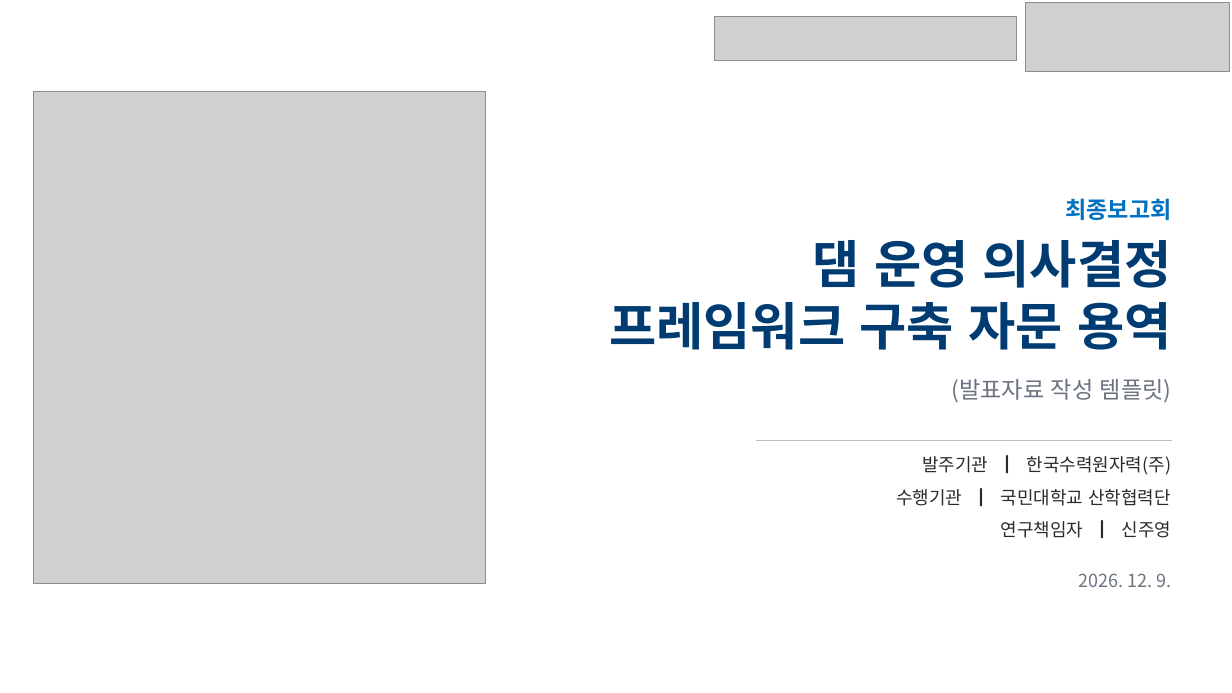
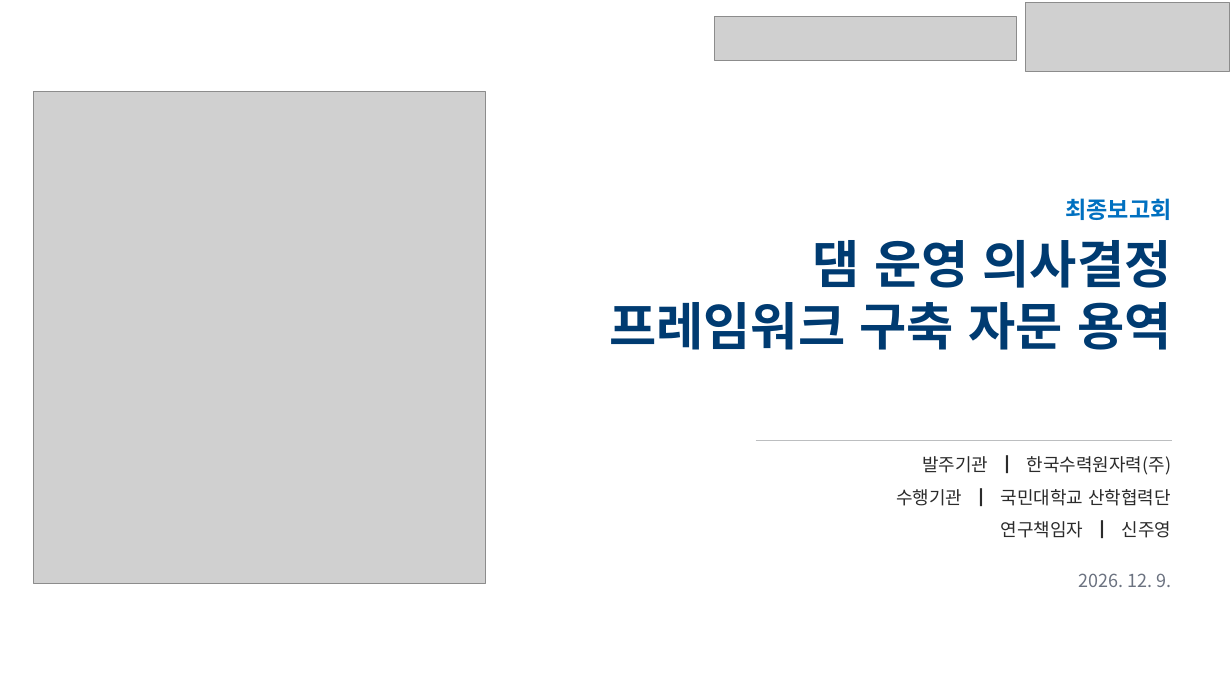
Before and after one commit to mkm1119/KGRAG-LLM, a slide deck: slide 1 of project_khnp/2026.12.09_최종보고회_발표자료_템플릿.pptx. Drawn at 1232x693 pixels with LibreOffice and Linux fonts; fonts in the diff are those of the drawing; grey boxes stand for pictures. Boxes give left, top, right and bottom in pixels: in the first picture for what was removed or moved away, otherwise in the second. Text is boxed around its words. In the diff, an @@ line names an element or a change of style, - is before the commit and + after.

```diff
--- a/project_khnp/2026.12.09_최종보고회_발표자료_템플릿.pptx
+++ b/project_khnp/2026.12.09_최종보고회_발표자료_템플릿.pptx
@@ text removed at <box>952,379,1172,403</box> @@
-(발표자료 작성 템플릿)
```
Also in this commit, not shown: 1 other slide changed, 1 other file.
